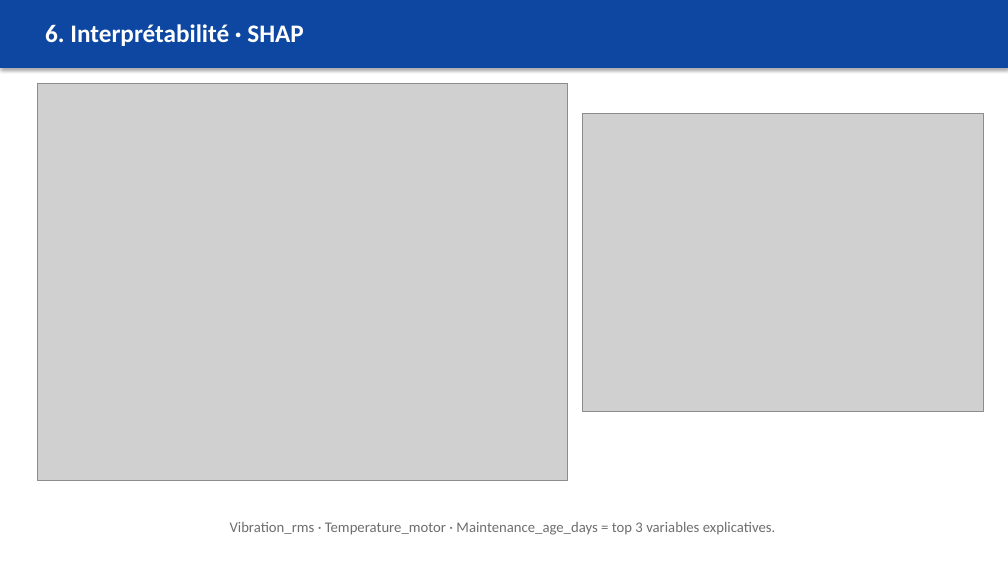
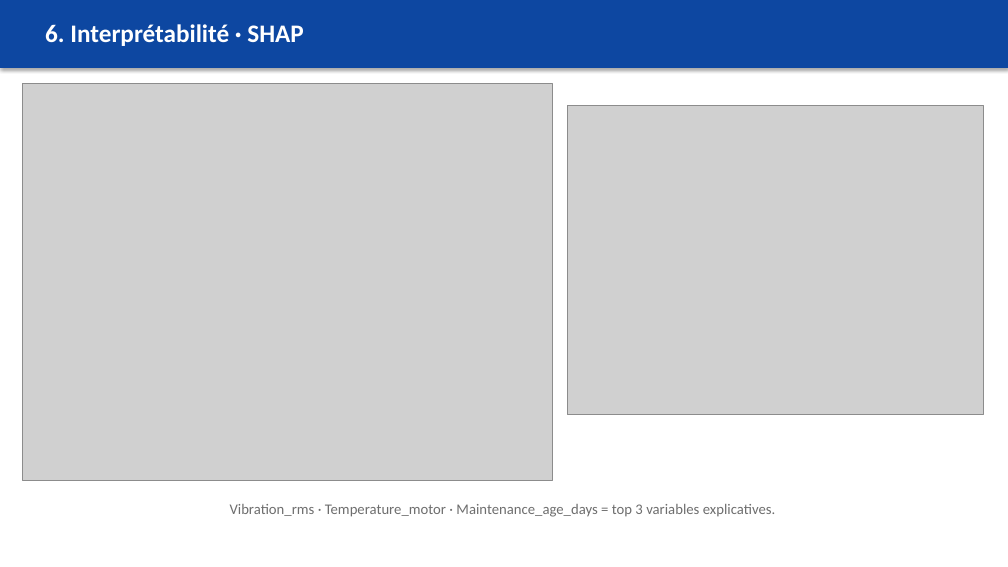
Before and after one commit to Adam-Blf/maintenance-predictive-industrielle, a slide deck: slide 7 of reports/presentation.pptx. Drawn at 1008x567 pixels with LibreOffice and Linux fonts; fonts in the diff are those of the drawing; grey boxes stand for pictures. Boxes give left, top, right and bottom in pixels: in the first picture for what was removed or moved away, otherwise in the second. Text is boxed around its words. In the diff, an @@ line names an element or a change of style, - is before the commit and + after.

```diff
--- a/reports/presentation.pptx
+++ b/reports/presentation.pptx
@@ picture: place and size @@
-picture at [38, 83, 567, 481]
+picture at [23, 83, 552, 481]
@@ picture: place and size @@
-picture at [582, 113, 983, 411]
+picture at [567, 106, 983, 414]
@@ text "Vibration_rms · Temperature_motor · Maintenance_age_days ...": place and size @@
-text "Vibration_rms · Temperature_motor · Maintenance_age_days ..." at [230, 522, 776, 535]
+text "Vibration_rms · Temperature_motor · Maintenance_age_days ..." at [230, 504, 776, 517]
```
Also in this commit, not shown: 7 other slides changed, 3 other files.
